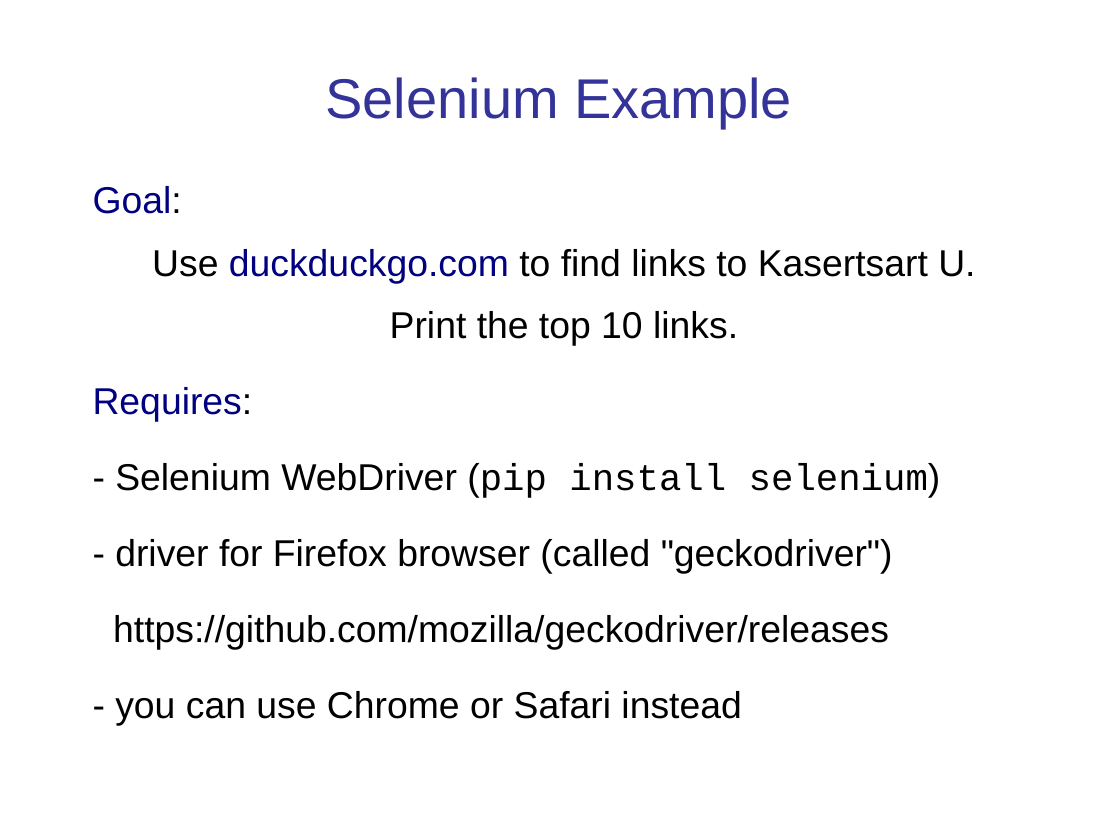
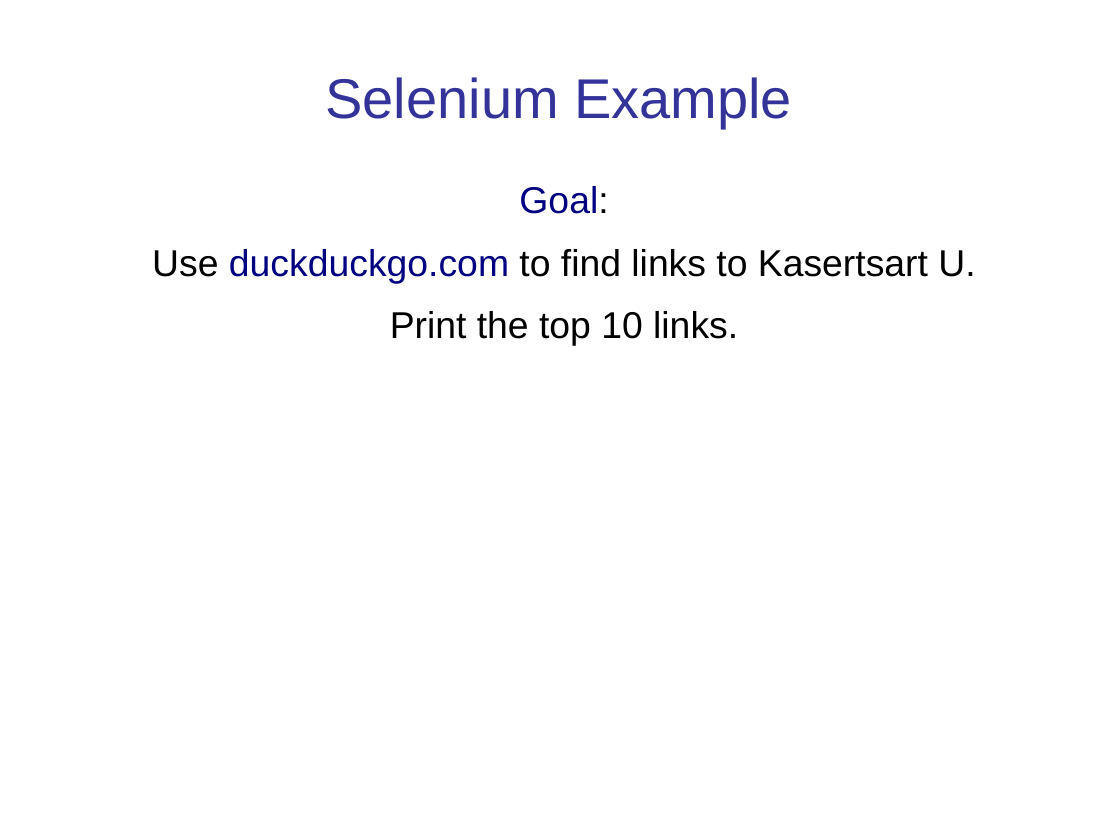
Before and after one commit to cpske/ISP, a slide deck: slide 3 of testing/SeleniumExercise.ppt. Drawn at 1120x840 pixels with LibreOffice and Linux fonts; fonts in the diff are those of the drawing. Boxes give left, top, right and bottom in pixels: in the first picture for what was removed or moved away, otherwise in the second. Text is boxed around its words. In the diff, an @@ line names an element or a change of style, - is before the commit and + after.

Commit message:
updates to selenium intro

```diff
--- a/testing/SeleniumExercise.ppt
+++ b/testing/SeleniumExercise.ppt
@@ text "Goal:" at [152,186,975,346]: alignment left to centre @@
@@ text at [93,387,941,726]: paragraphs removed @@
-Requires:
-- Selenium WebDriver (pip install selenium)
-- driver for Firefox browser (called "geckodriver")
-https://github.com/mozilla/geckodriver/releases
-- you can use Chrome or Safari instead
```
Also in this commit, not shown: 4 other slides changed, 1 slide added, 3 other files.
